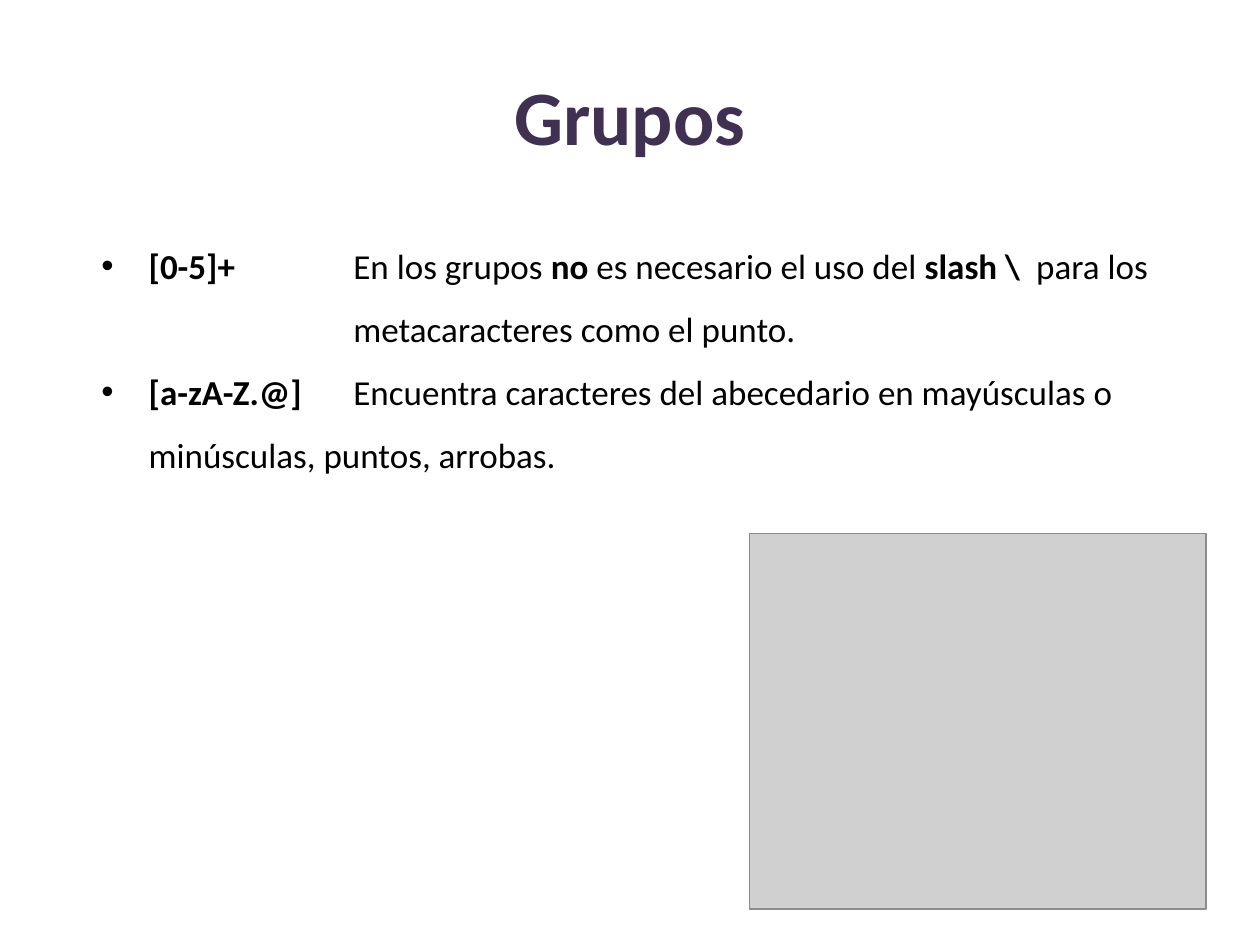
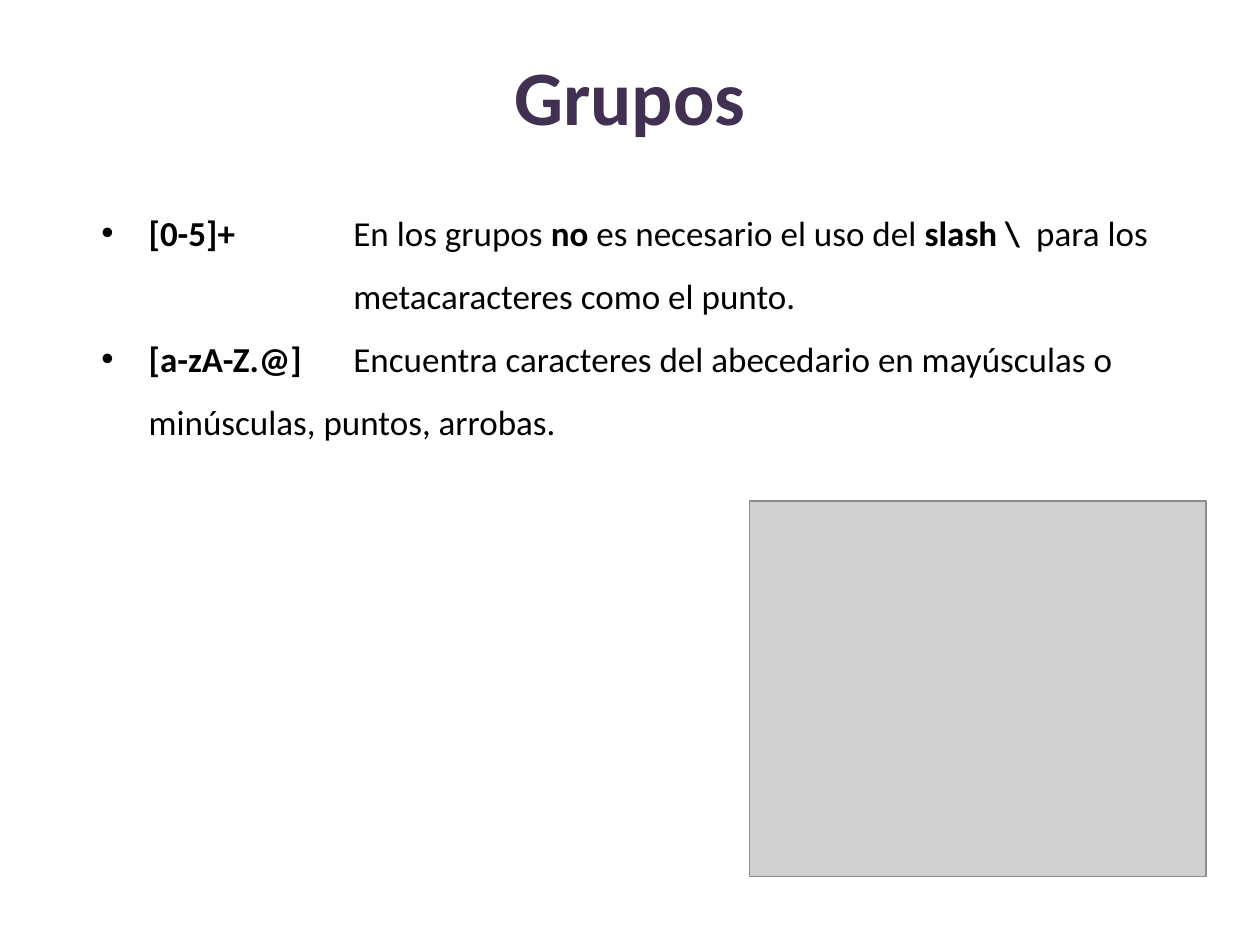
Before and after one commit to lizetheP/Analitica, a slide deck: slide 44 of CalendarioAgo24/presentaciones/18_Expresiones_regulares.pptx. Drawn at 1260x945 pixels with LibreOffice and Linux fonts; fonts in the diff are those of the drawing; grey boxes stand for pictures. Boxes give left, top, right and bottom in pixels: in the first picture for what was removed or moved away, otherwise in the second. Text is boxed around its words. In the diff, an @@ line names an element or a change of style, - is before the commit and + after.

```diff
--- a/CalendarioAgo24/presentaciones/18_Expresiones_regulares.pptx
+++ b/CalendarioAgo24/presentaciones/18_Expresiones_regulares.pptx
@@ title "Grupos": place and size @@
-title "Grupos" at <box>514,94,745,157</box>
+title "Grupos" at <box>514,74,745,137</box>
@@ text "[0-5]+ En los grupos no ...": place and size @@
-text "[0-5]+ En los grupos no ..." at <box>149,253,1148,474</box>
+text "[0-5]+ En los grupos no ..." at <box>149,220,1148,441</box>
@@ picture: place and size @@
-picture at <box>750,534,1206,910</box>
+picture at <box>750,501,1206,877</box>
```
Also in this commit, not shown: 9 other slides changed, 1 slide added, 13 other files.
